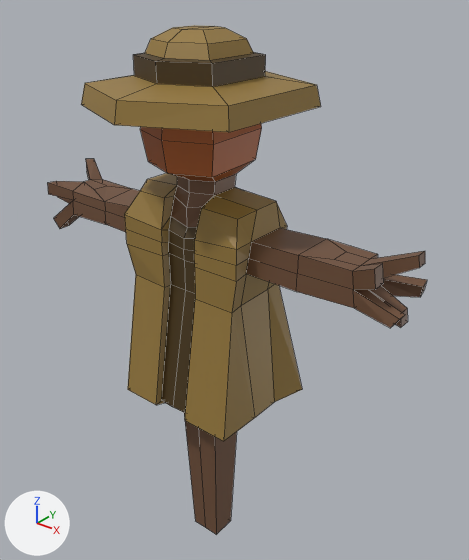
Two versions of the Blender file SourceAssets/Props/SettlementProps/FarmProps/FarmProps.blend, one commit apart.
The view is the same before and after, from a 50 mm camera at (0.965, -1.1, 1.519) aimed at (0.027, 0.073, 0.793). Arrows for +X, +Y and +Z are at lower left; the lights stay in place. The picture after the commit comes second. Mesh edges are drawn as thin lines. The same objects are shown in both versions, whatever each file hides.

Names of what the first picture shows: 'Scarecrow_Colonist'.
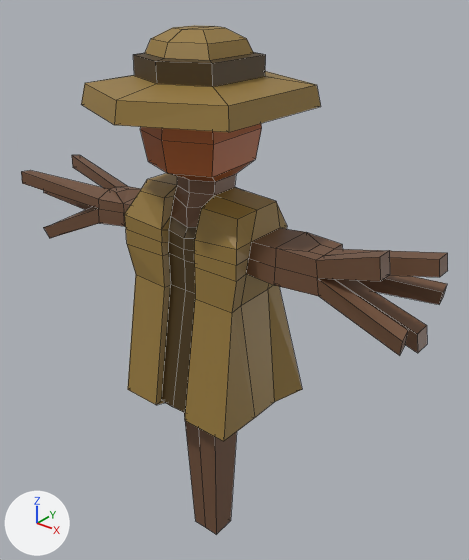
Commit message: Improve colonist scarecrow prop asset

Boxes [x1, y1, x2, y2] around the edits, measured in the pictures (469 x 560 px; the box of a moved part takes in the faces that stretch with it):
'Scarecrow_Colonist', reshaped (12% wider)
    before: [47, 25, 427, 535]
    after: [21, 25, 448, 535]
part 1 of me_plane, moved or reshaped
    before: [246, 228, 427, 328]
    after: [246, 228, 448, 356]
part 2 of me_plane, moved or reshaped
    before: [47, 159, 140, 232]
    after: [21, 155, 141, 238]

What the commit changed:
me_plane is used by ob_scarecrow_colonist; location (0.0, 0.0, 0.0); scale (1.07, 1.07, 1.07).
me_plane had 295 vertices, 296 faces and spanned x -0.52..0.514, y -0.245..0.222, z 0.0..1.314.
me_plane now has 295 vertices, 296 faces and spans x -0.567..0.552, y -0.245..0.222, z 0.0..1.314.
me_plane part 1: 42 of 295 vertices moved; they spanned x 0.278..0.514, y -0.095..0.122, z 0.812..0.958 and now span x 0.226..0.552, y -0.155..0.124, z 0.775..0.994; mean shift (-0.018, -0.008, 0.0); largest move (0.405, 0.055, 0.841) -> (0.326, 0.055, 0.841).
me_plane part 2: 42 of 295 vertices moved; they spanned x -0.52..-0.288, y -0.085..0.092, z 0.788..0.95 and now span x -0.567..-0.23, y -0.117..0.13, z 0.773..0.952; mean shift (0.025, 0.001, 0.0); largest move (-0.404, -0.05, 0.908) -> (-0.306, -0.05, 0.908).
